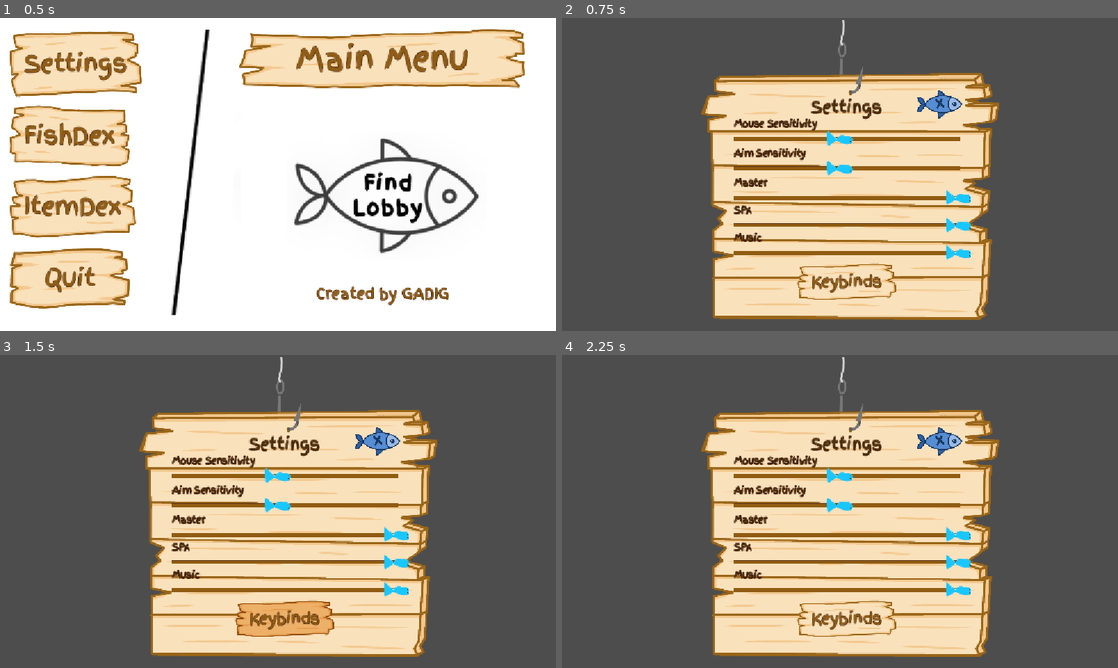
Above: before the commit, frames 1-4 (two rows, left to right).
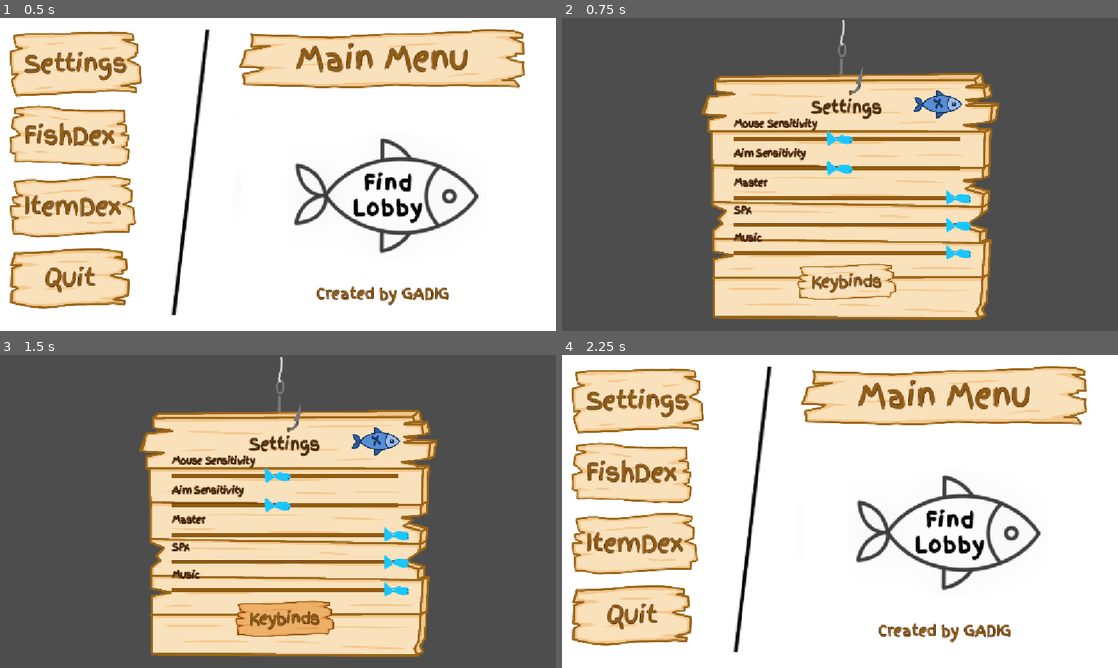
Above: after the commit, the same moments.

Repository: gmuGADIG/King-Fisher
Game: Godot game, scene res://ui/main_menu/main_menu.tscn
Same seed, same stepped clock (60 frames per second), same inputs: the game is played once before the commit and once after it. The engine's default icon, where the game draws it, is replaced by a stand-in: a white triangle on a blue panel in a dark square. Sound files missing from this copy of the repository are replaced by a short silence.
Inputs (mouse positions are in pixels of both pictures, inside the frame that each line leads up to):
- Up to frame 1 (0.5 s): no input
- Up to frame 2 (0.75 s): click "Settings" at 0.5 s
- Up to frame 3 (1.5 s): click "Keybinds" at 1.25 s
- Up to frame 4 (2.25 s): click (940, 442) at 2.02 s

Frame 1 is identical in both runs. In frame 2, 0.2% of the frame differs, in the area x 63-72%, y 23-33%; in frame 3, 0.2%; in frame 4, 99%, in the area x 0-100%, y 0-100%.

Commit message:
Exit button adjustments

Diff:
--- a/ui/options/options_menu.gd
+++ b/ui/options/options_menu.gd
@@ -46,7 +46,7 @@
 func _on_aim_sensitivty_slider_value_changed(value: float) -> void:
 	aim_sesntivity = value
 
-func _on_button_pressed() -> void:
+func _on_exit_button_pressed() -> void:
 	closed.emit()
 	print("Options Menu!")
 	hide()
--- a/ui/options/options_menu.tscn
+++ b/ui/options/options_menu.tscn
@@ -4,7 +4,6 @@
 [ext_resource type="Texture2D" uid="uid://dohal7iocsei8" path="res://art/ui assets/options_UI_art.png" id="2_8hrnt"]
 [ext_resource type="Script" uid="uid://bp1ga0y2284ok" path="res://ui/options/options_menu.gd" id="2_gacm8"]
 [ext_resource type="AudioStream" uid="uid://crho3l0hcp0cc" path="res://temp/temp_sfx/test_unlock.wav" id="3_8hrnt"]
-[ext_resource type="Texture2D" uid="uid://dhwvb7muj0i0r" path="res://art/ui assets/fish_button_x.png" id="5_xewkt"]
 
 [node name="OptionsMenu" type="Control" unique_id=1087068024]
 layout_mode = 3
@@ -128,7 +127,7 @@
 step = 0.01
 value = 1.0
 
-[node name="SettingsBtn" type="Button" parent="OptionsPanel/VBoxContainer" unique_id=2140402261]
+[node name="KeybindsButton" type="Button" parent="OptionsPanel/VBoxContainer" unique_id=2140402261]
 layout_mode = 2
 size_flags_horizontal = 4
 size_flags_vertical = 4
@@ -139,18 +138,17 @@
 [node name="AudioStreamPlayer" type="AudioStreamPlayer" parent="." unique_id=1061228079]
 stream = ExtResource("3_8hrnt")
 
-[node name="TextureButton" type="TextureButton" parent="." unique_id=834648597]
+[node name="ExitButton" type="Button" parent="." unique_id=1043185628]
 layout_mode = 0
-offset_left = 734.0
+offset_left = 728.0
 offset_top = 132.0
 offset_right = 830.0
 offset_bottom = 228.0
-texture_normal = ExtResource("5_xewkt")
-ignore_texture_size = true
-stretch_mode = 0
+theme_type_variation = &"FishButton"
 
 [connection signal="value_changed" from="OptionsPanel/VBoxContainer/MouseSensitivtySlider" to="." method="_on_mouse_sensitivty_slider_value_changed"]
 [connection signal="value_changed" from="OptionsPanel/VBoxContainer/AimingSensitivitySlider" to="." method="_on_aim_sensitivty_slider_value_changed"]
 [connection signal="value_changed" from="OptionsPanel/VBoxContainer/MasterSlider" to="." method="_on_master_slider_value_changed"]
 [connection signal="value_changed" from="OptionsPanel/VBoxContainer/SFXSlider" to="." method="_on_sfx_slider_value_changed"]
 [connection signal="value_changed" from="OptionsPanel/VBoxContainer/MusicSlider" to="." method="_on_music_slider_value_changed"]
+[connection signal="pressed" from="ExitButton" to="." method="_on_exit_button_pressed"]
--- a/ui/themes/finger_paint.tres
+++ b/ui/themes/finger_paint.tres
@@ -5,6 +5,7 @@
 [ext_resource type="Texture2D" uid="uid://skc0ljw45opd" path="res://ui/main_menu/wooden_itemdex_blank.png" id="3_1mp6f"]
 [ext_resource type="Texture2D" uid="uid://b4hg2q6p8f8xr" path="res://ui/fish_dex/fish_x.png" id="3_hdvj4"]
 [ext_resource type="Texture2D" uid="uid://bstcs4jr30rm4" path="res://ui/main_menu/wooden_mainmenu_blank.png" id="3_l6pnj"]
+[ext_resource type="Texture2D" uid="uid://dhwvb7muj0i0r" path="res://art/ui assets/fish_button_x.png" id="3_vmgqp"]
 [ext_resource type="Texture2D" uid="uid://cchlpvc8u1e56" path="res://temp/temp_art/fish_tiny.png" id="4_5u2bq"]
 [ext_resource type="Texture2D" uid="uid://ggup6auyukpv" path="res://ui/main_menu/wooden_exit_blank.png" id="4_hdvj4"]
 [ext_resource type="StyleBox" uid="uid://ck6ntmss3fxrr" path="res://ui/themes/wooden_stylebox_large.tres" id="5_1mp6f"]
@@ -39,8 +40,16 @@
 content_margin_bottom = 20.0
 texture = ExtResource("2_l6pnj")
 
+[sub_resource type="StyleBoxTexture" id="StyleBoxTexture_vmgqp"]
+texture = ExtResource("3_vmgqp")
+modulate_color = Color(0.74558026, 0.7455802, 0.7455802, 1)
+
+[sub_resource type="StyleBoxTexture" id="StyleBoxTexture_137r2"]
+texture = ExtResource("3_vmgqp")
+
 [sub_resource type="StyleBoxTexture" id="StyleBoxTexture_q7tkq"]
-texture = ExtResource("3_hdvj4")
+texture = ExtResource("3_vmgqp")
+modulate_color = Color(0.5729883, 0.5729883, 0.5729883, 1)
 
 [sub_resource type="StyleBoxLine" id="StyleBoxLine_1mp6f"]
 color = Color(0.34509805, 0.19215687, 0.06666667, 1)
@@ -258,7 +267,10 @@
 ColorPresetButton/styles/preset_fg = null
 ColorPresetButton/styles/preset_focus = null
 FishButton/base_type = &"Button"
-FishButton/styles/normal = SubResource("StyleBoxTexture_q7tkq")
+FishButton/styles/focus = SubResource("StyleBoxTexture_vmgqp")
+FishButton/styles/hover = SubResource("StyleBoxTexture_vmgqp")
+FishButton/styles/normal = SubResource("StyleBoxTexture_137r2")
+FishButton/styles/pressed = SubResource("StyleBoxTexture_q7tkq")
 FlatButton/font_sizes/font_size = 16
 FlatButton/styles/disabled = null
 FlatButton/styles/hover = null
